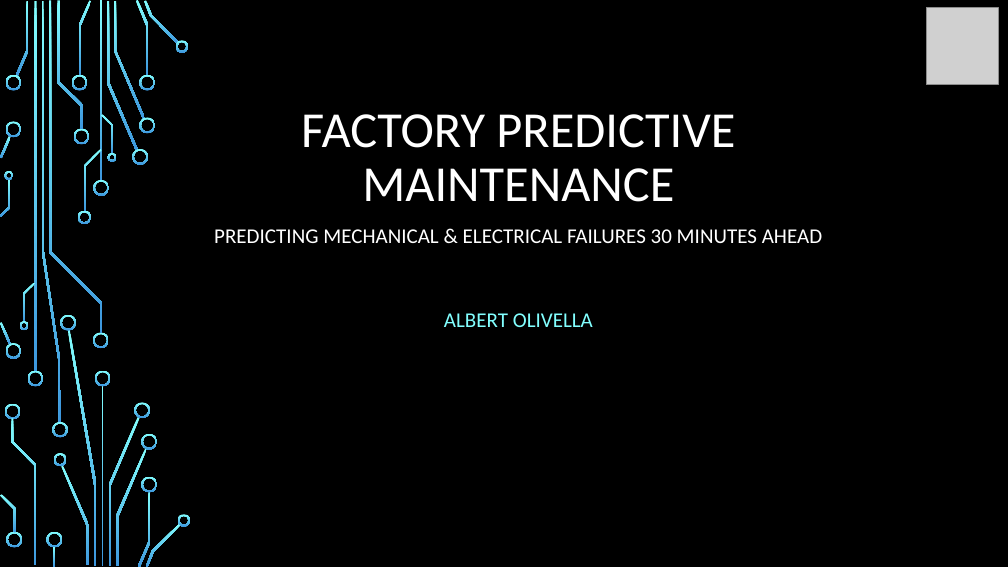
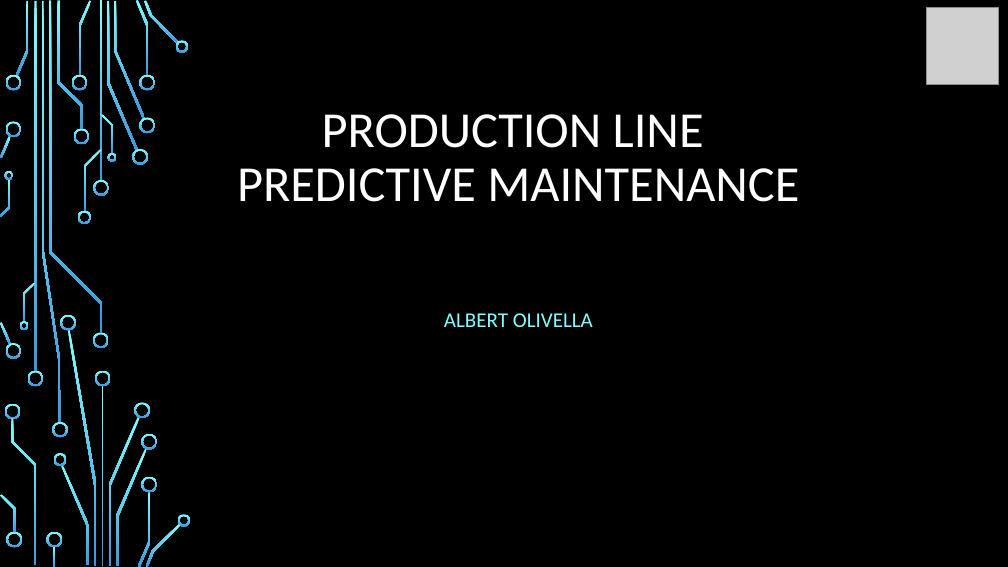
Before and after one commit to auli13/project-ds-end-to-end-v2, a slide deck: slide 1 of FPM.pptx. Drawn at 1008x567 pixels with LibreOffice and Linux fonts; fonts in the diff are those of the drawing; grey boxes stand for pictures; background and template pictures are left out. Boxes give left, top, right and bottom in pixels: in the first picture for what was removed or moved away, otherwise in the second. Text is boxed around its words. In the diff, an @@ line names an element or a change of style, - is before the commit and + after.

```diff
--- a/FPM.pptx
+++ b/FPM.pptx
@@ title at (237,114,799,202): text changed @@
-FACTORY PREDICTIVE MAINTENANCE
+PRODUCTION LINE
+PREDICTIVE MAINTENANCE
@@ text removed at (214,229,822,243) @@
-PREDICTING MECHANICAL & ELECTRICAL FAILURES 30 MINUTES AHEAD
```
Also in this commit, not shown: 8 other slides changed, 3 slides added, 2 slides removed, 3 other files.
